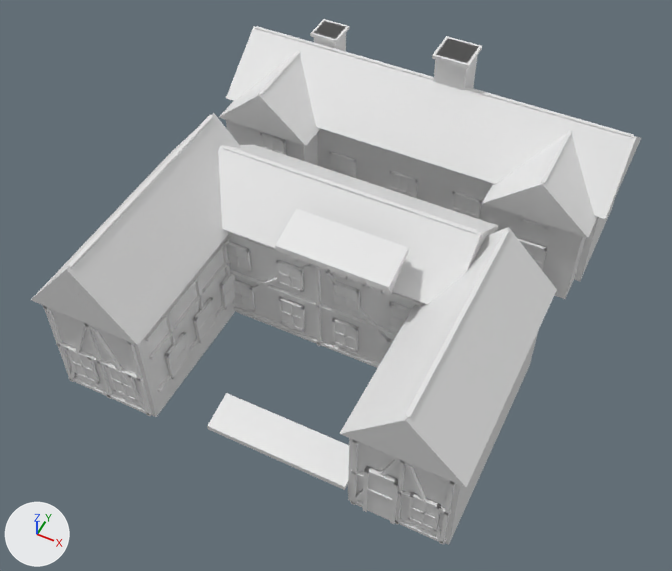
An edit to the glTF model public/models/tiers/xinhua-road/hero-v2/one-step-garden-hero.glb, drawn before and after from the same camera.
Rendered twice from a 50 mm camera at (9.2, -19.0, 24.8) aimed at (0.0, -0.5, 1.7). The axes (+X, +Y, +Z) are drawn at lower left. The lights are the same throughout. The picture after the commit comes second.

The older version as bpy lines, for what is in view:
```python
ob_one_step_garden_hero = bpy.data.objects.new('one-step-garden-hero', me_one_step_garden_hero_mesh)
ob_one_step_garden_hero.location = (0.0, 0.0, 0.0)
```
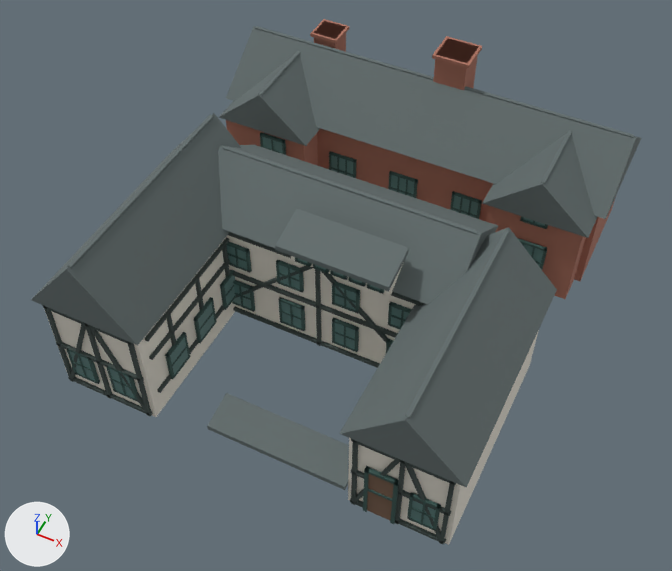
Boxes [x1, y1, x2, y2] around the edits, measured in the pictures (672 x 571 px):
'one-step-garden-hero', recoloured (white to dark grey)
    both: [31, 19, 641, 545]

What changed in the scene script:
```text
Change mat_one_step_garden_hero_window_frame:
    mat_one_step_garden_hero_window_frame.base_color: (0.8, 0.8, 0.8) -> (0.035, 0.085, 0.075)  # white #e7e7e7 -> dark cyan #35524d
Change mat_one_step_garden_hero_dark_tile_roof:
    mat_one_step_garden_hero_dark_tile_roof.base_color: (0.8, 0.8, 0.8) -> (0.12, 0.15, 0.15)  # white #e7e7e7 -> dark grey #616c6c
Change mat_one_step_garden_hero_muted_brick:
    mat_one_step_garden_hero_muted_brick.base_color: (0.8, 0.8, 0.8) -> (0.4, 0.16, 0.11)  # white #e7e7e7 -> brown #aa6f5d
Change mat_one_step_garden_hero_deep_half_timber:
    mat_one_step_garden_hero_deep_half_timber.base_color: (0.8, 0.8, 0.8) -> (0.045, 0.065, 0.06)  # white #e7e7e7 -> dark grey #3c4845
Change mat_one_step_garden_hero_muted_glass:
    mat_one_step_garden_hero_muted_glass.base_color: (0.8, 0.8, 0.8) -> (0.09, 0.19, 0.18)  # white #e7e7e7 -> dark cyan #557976
Change mat_one_step_garden_hero_dark_door:
    mat_one_step_garden_hero_dark_door.base_color: (0.8, 0.8, 0.8) -> (0.18, 0.105, 0.065)  # white #e7e7e7 -> brown #765b48
```
